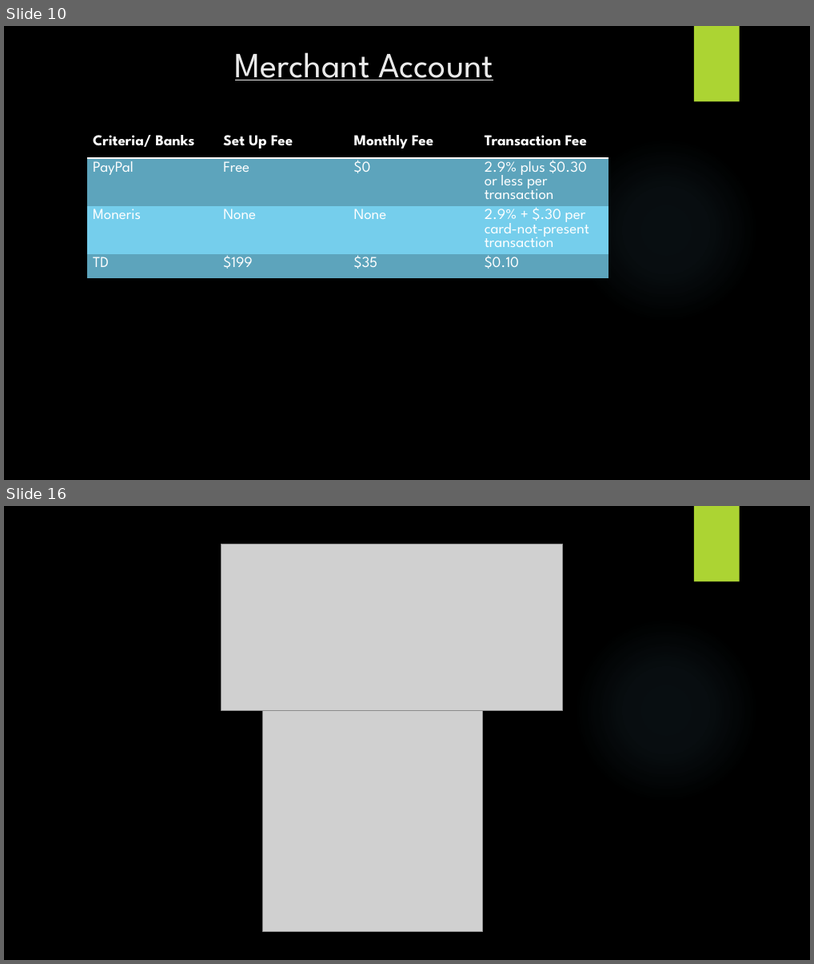
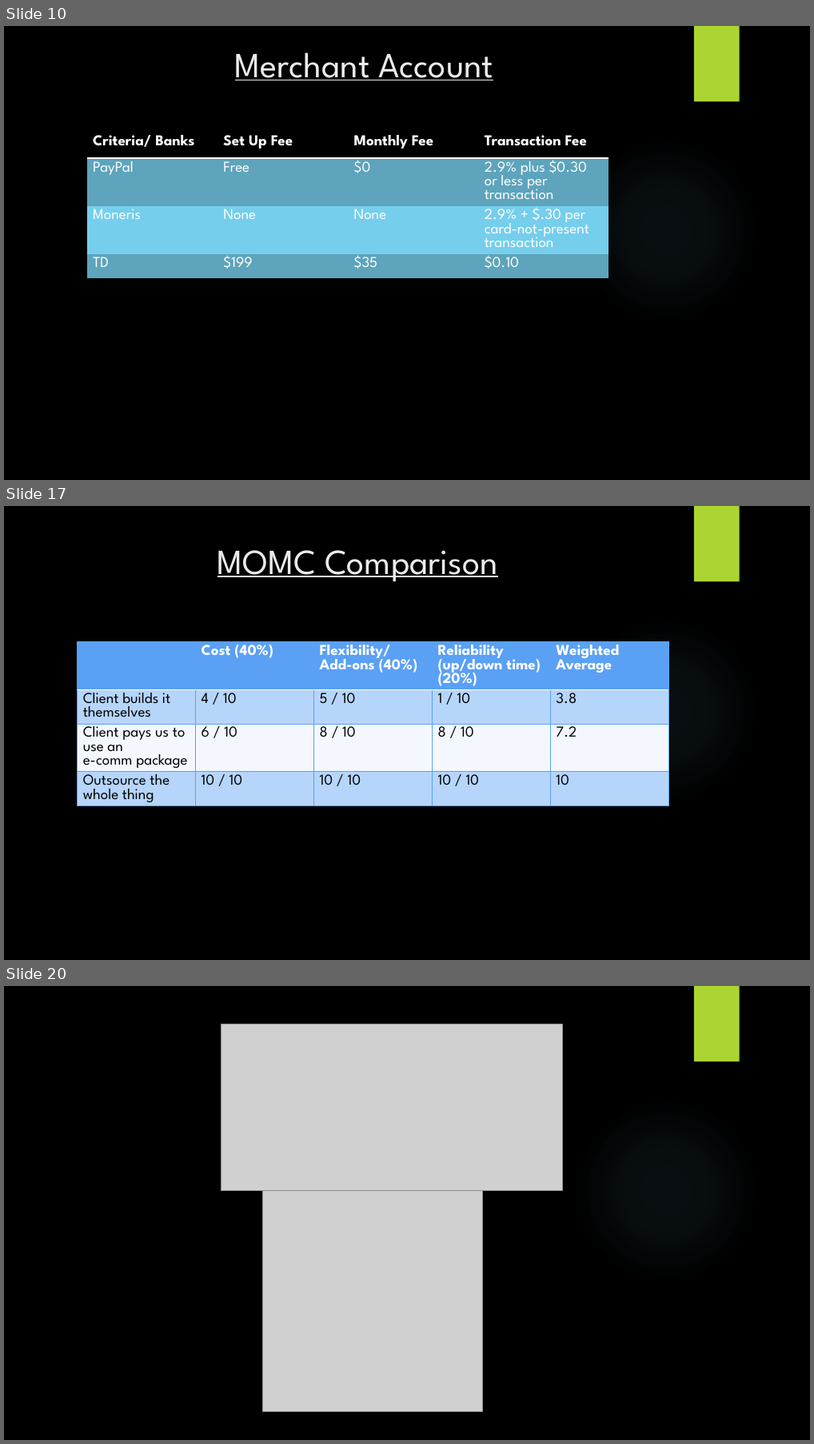
Before and after one commit to SAIT-OOSD-Team4/Group-Project, a slide deck: km3/KM3.pptx. Shown one above the other, each under a label of ours: slides 10 and 16 before the commit, slides 10, 17 and 20 after it; the slides between them are not shown. The pictures are 814x964 and 814x1444 pixels, drawn with LibreOffice and Linux fonts; fonts in the diff are those of the drawing; grey boxes stand for pictures; background and template pictures are left out. Boxes give left, top, right and bottom in pixels: in the first picture for what was removed or moved away, otherwise in the second. Text is boxed around its words. In the diff, an @@ line names an element or a change of style, - is before the commit and + after.

```diff
--- a/km3/KM3.pptx
+++ b/km3/KM3.pptx
@@ slide 17 added at [4, 506, 810, 960], background picture (left out); not listed: 2 template elements that a slide beside it also shows @@
@@ title added at [218, 550, 498, 581], 42 pt, text #EBEBEB, underline @@
+MOMC Comparison
@@ table added at [77, 641, 670, 865], 4 rows, 5 columns @@
+ | Cost (40%) | Flexibility/ Add-ons (40%) | Reliability (up/down time) (20%) | Weighted Average
+Client builds it themselves | 4 / 10 | 5 / 10 | 1 / 10 | 3.8
+Client pays us to use an e-comm package | 6 / 10 | 8 / 10 | 8 / 10 | 7.2
+Outsource the whole thing | 10 / 10 | 10 / 10 | 10 / 10 | 10
@@ what was slide 16 is now slide 20 @@
```
Also in this commit, not shown: 4 slides changed, 5 other slides added, 2 slides removed.
